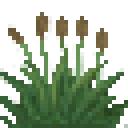
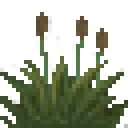
Revision of a layered 128 × 128 image; what changed, layer by layer:
painted on "cattail.png.bak" over [0, 56, 128, 128]
painted on "Layer 6" (2nd of 2, in "cattails") over [8, 12, 124, 116]
